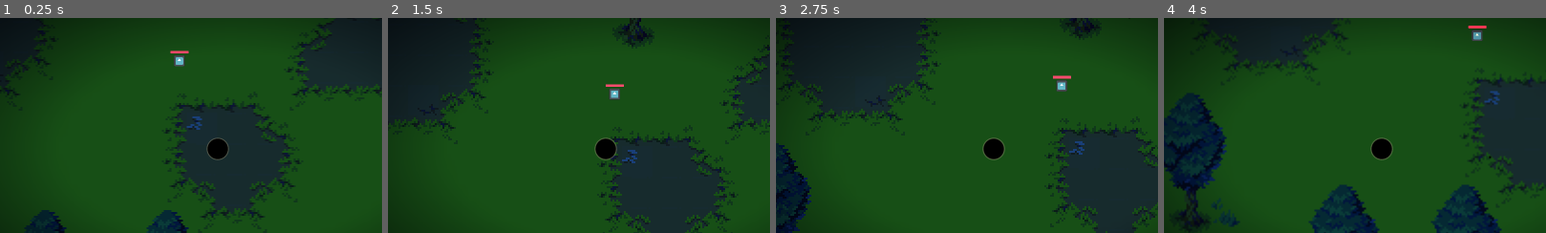
Above: before the commit, frames 1-4 (left to right).
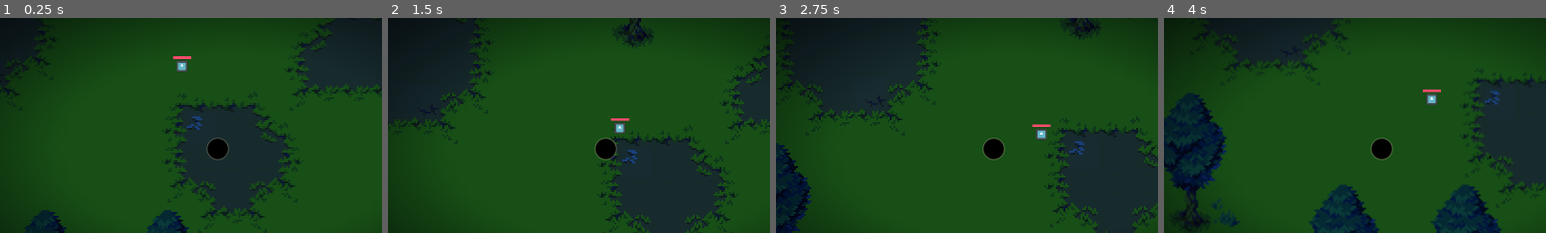
Above: after the commit, the same moments.

Repository: astonedf/Survivor
Game: Godot game, scene res://scenes/main/main.tscn
The game is run twice, just before and just after one commit, with the same random seed, the same clock (stepped at 60 frames per second) and the same inputs. Before the commit the project starts from res://main.tscn. The engine's default icon, where the game draws it, is replaced by a stand-in: a white triangle on a blue panel in a dark square.
Inputs (mouse positions are % of the whole screen's width and height, from its top left):
- Up to frame 1 (0.25 s): no input
- Up to frame 2 (1.5 s): move the mouse to (72, 45) at 0.52 s; press the mouse at (72, 45) at 0.53 s; move the mouse to (30, 55) at 1.27 s; release the mouse at (30, 55) at 1.28 s; right-click (30, 55) at 1.35 s
- Up to frame 3 (2.75 s): move the mouse to (60, 28) at 2.02 s; press the mouse at (60, 28) at 2.03 s
- Up to frame 4 (4 s): move the mouse to (45, 70) at 2.77 s; release the mouse at (45, 70) at 2.78 s; right-click (45, 70) at 2.85 s; move the mouse to (80, 65) at 3.52 s; press the mouse at (80, 65) at 3.53 s
The pictures show only the part of the screen within x 22-72%, y 20-70%; the shares and areas given below are measured in that part.

The runs differ from the first frame. In frame 1, 0.3% of the frame differs, in the area x 44-51%, y 15-25%; in frame 2, 0.4%; in frame 3, 0.4%, in the area x 67-78%, y 26-57%; in frame 4, 0.4%.

Commit message:
enemy moves toward the player

Diff:
--- /dev/null
+++ b/Survivor/autoloads/player_manager.gd
@@ -0,0 +1,3 @@
+extends Node
+
+signal position_updated(position: Vector2)
--- /dev/null
+++ b/Survivor/characters/enemies/goblin/goblin.gd
@@ -0,0 +1,34 @@
+class_name Ennemy extends CharacterBody2D
+
+@onready var health = $ProgressBar
+
+
+var _goal_position := Vector2()
+var _can_move := true
+var _speed := 50.0
+
+
+func _ready() -> void:
+	PlayerManager.position_updated.connect(_on_player_position_updated)
+
+
+func _physics_process(delta: float) -> void:
+	if _can_move:
+		var direction = (_goal_position - global_position).normalized()
+		velocity = direction * _speed
+		var collision_info = move_and_collide(velocity * delta)
+
+
+func _on_target_area_body_entered(body: Node2D) -> void:
+	print(body)
+	if body.is_in_group("Bullet"):
+		health.value -= 20
+
+
+func _on_progress_bar_value_changed(value: float) -> void:
+	if value <= 0:
+		queue_free()
+
+
+func _on_player_position_updated(player_position: Vector2) -> void:
+	_goal_position = player_position
--- a/Survivor/target.tscn
+++ b/Survivor/characters/enemies/goblin/goblin.tscn
@@ -1,6 +1,6 @@
 [gd_scene load_steps=6 format=3 uid="uid://boxl6hyaunb8e"]
 
-[ext_resource type="Script" uid="uid://slbsni3cf46i" path="res://target.gd" id="1_e1yvt"]
+[ext_resource type="Script" uid="uid://slbsni3cf46i" path="res://characters/enemies/goblin/goblin.gd" id="1_e1yvt"]
 [ext_resource type="Texture2D" uid="uid://wy5v10ju3gmm" path="res://icon.svg" id="2_5ebp1"]
 
 [sub_resource type="CircleShape2D" id="CircleShape2D_e1yvt"]
--- a/Survivor/player.gd
+++ b/Survivor/characters/player/player.gd
@@ -1,11 +1,12 @@
 extends CharacterBody2D
 
-@onready var bullet = preload("res://bullet.tscn")
+@onready var bullet = preload("res://weapons/bullet/bullet.tscn")
 var speed = 100  # speed in pixels/sec
 var flower_in_range = []
 var enemy_in_range = false
 var destination: Vector2
 var target_position: Vector2
+
 
 func _unhandled_input(event: InputEvent) -> void:
 	if event.is_action_pressed("RMB"):
@@ -13,7 +14,9 @@
 	if event.is_action_pressed("LMB"):
 		shoot()
 
+
 func _physics_process(delta):
+	PlayerManager.position_updated.emit(global_position)
 	look_at(get_global_mouse_position())
 
 	var mouse_distance = position.distance_to(get_global_mouse_position())
--- a/Survivor/player.tscn
+++ b/Survivor/characters/player/player.tscn
@@ -1,6 +1,6 @@
 [gd_scene load_steps=7 format=3 uid="uid://ck3m3011vrrgm"]
 
-[ext_resource type="Script" uid="uid://dhmppoqbaejrn" path="res://player.gd" id="1_onrkg"]
+[ext_resource type="Script" uid="uid://dhmppoqbaejrn" path="res://characters/player/player.gd" id="1_onrkg"]
 
 [sub_resource type="Gradient" id="Gradient_4flbx"]
 offsets = PackedFloat32Array(0.383117, 0.467532, 0.532468, 1)
--- a/Survivor/project.godot
+++ b/Survivor/project.godot
@@ -14,6 +14,10 @@
 run/main_scene="uid://bvtilgfs7sbk6"
 config/features=PackedStringArray("4.4", "GL Compatibility")
 config/icon="res://icon.svg"
+
+[autoload]
+
+PlayerManager="*res://autoloads/player_manager.gd"
 
 [display]
 
--- a/Survivor/main.tscn
+++ b/Survivor/scenes/main/main.tscn
@@ -1,13 +1,13 @@
 [gd_scene load_steps=10 format=4 uid="uid://bvtilgfs7sbk6"]
 
-[ext_resource type="Texture2D" uid="uid://dfnwg3km1fr3n" path="res://ts_dungeon.png" id="1_0xm2m"]
-[ext_resource type="PackedScene" uid="uid://ck3m3011vrrgm" path="res://player.tscn" id="2_0xm2m"]
-[ext_resource type="Texture2D" uid="uid://boytuax7c8d0y" path="res://TopDownFantasy_Forest_v1/TopDownFantasy-Forest/Tiles/Tileset.png" id="2_1bvp3"]
-[ext_resource type="PackedScene" uid="uid://boxl6hyaunb8e" path="res://target.tscn" id="3_h2yge"]
-[ext_resource type="Texture2D" uid="uid://cpir78vrqcbpj" path="res://TopDownFantasy_Forest_v1/TopDownFantasy-Forest/Decorations/Decorations.png" id="3_lquwl"]
+[ext_resource type="Texture2D" uid="uid://dfnwg3km1fr3n" path="res://scenes/main/ts_dungeon.png" id="1_6q06x"]
+[ext_resource type="Texture2D" uid="uid://boytuax7c8d0y" path="res://scenes/main/TopDownFantasy_Forest_v1/TopDownFantasy-Forest/Tiles/Tileset.png" id="2_ow5a4"]
+[ext_resource type="Texture2D" uid="uid://cpir78vrqcbpj" path="res://scenes/main/TopDownFantasy_Forest_v1/TopDownFantasy-Forest/Decorations/Decorations.png" id="3_hujxm"]
+[ext_resource type="PackedScene" uid="uid://ck3m3011vrrgm" path="res://characters/player/player.tscn" id="4_yyfjg"]
+[ext_resource type="PackedScene" uid="uid://boxl6hyaunb8e" path="res://characters/enemies/goblin/goblin.tscn" id="5_b1x3f"]
 
 [sub_resource type="TileSetAtlasSource" id="TileSetAtlasSource_h2yge"]
-texture = ExtResource("1_0xm2m")
+texture = ExtResource("1_6q06x")
 1:0/0 = 0
 2:0/0 = 0
 3:0/0 = 0
@@ -348,7 +348,7 @@
 2:43/0 = 0
 
 [sub_resource type="TileSetAtlasSource" id="TileSetAtlasSource_lquwl"]
-texture = ExtResource("2_1bvp3")
+texture = ExtResource("2_ow5a4")
 0:0/0 = 0
 1:0/0 = 0
 2:0/0 = 0
@@ -443,7 +443,7 @@
 7:14/0 = 0
 
 [sub_resource type="TileSetAtlasSource" id="TileSetAtlasSource_7mycd"]
-texture = ExtResource("3_lquwl")
+texture = ExtResource("3_hujxm")
 0:0/0 = 0
 1:0/0 = 0
 2:0/0 = 0
@@ -678,10 +678,10 @@
 tile_map_data = PackedByteArray("AAD1//r/AQABAAEAAAD1//v/AQABAAEAAAD1//z/AQABAAEAAAD1//3/AQABAAEAAAD1//7/AQABAAEAAAD1// …(70992 unchanged characters)…
 tile_set = SubResource("TileSet_1bvp3")
 
-[node name="player" parent="." instance=ExtResource("2_0xm2m")]
+[node name="player" parent="." instance=ExtResource("4_yyfjg")]
 position = Vector2(340, 284)
 
-[node name="Target" parent="." instance=ExtResource("3_h2yge")]
+[node name="enemy" parent="." instance=ExtResource("5_b1x3f")]
 position = Vector2(240, 84)
 
 [node name="DirectionalLight2D" type="DirectionalLight2D" parent="."]
--- a/Survivor/target.gd
+++ /dev/null
@@ -1,17 +0,0 @@
-extends CharacterBody2D
-
-@onready var health = $ProgressBar
-# Called when the node enters the scene tree for the first time.
-func _ready() -> void:
-	pass
-
-
-func _on_target_area_body_entered(body: Node2D) -> void:
-	print(body)
-	if body.is_in_group("Bullet"):
-		health.value -= 20
-
-
-func _on_progress_bar_value_changed(value: float) -> void:
-	if value <= 0:
-		queue_free()
--- a/Survivor/bullet.tscn
+++ b/Survivor/weapons/bullet/bullet.tscn
@@ -1,6 +1,6 @@
 [gd_scene load_steps=5 format=3 uid="uid://unq2whyrqntw"]
 
-[ext_resource type="Script" uid="uid://cara3ygblod0m" path="res://bullet.gd" id="1_v7oki"]
+[ext_resource type="Script" uid="uid://cara3ygblod0m" path="res://weapons/bullet/bullet.gd" id="1_v7oki"]
 
 [sub_resource type="CircleShape2D" id="CircleShape2D_v8qja"]
 radius = 3.0
Not shown, added: Survivor/autoloads/player_manager.gd.uid
Renamed: Survivor/target.gd.uid -> Survivor/characters/enemies/goblin/goblin.gd.uid
Renamed: Survivor/player.gd.uid -> Survivor/characters/player/player.gd.uid
Renamed: Survivor/TopDownFantasy_Forest_v1/TopDownFantasy-Forest/Decorations/Decorations.png -> Survivor/scenes/main/TopDownFantasy_Forest_v1/TopDownFantasy-Forest/Decorations/Decorations.png
Not shown, changed: Survivor/scenes/main/TopDownFantasy_Forest_v1/TopDownFantasy-Forest/Decorations/Decorations.png.import
Renamed: Survivor/TopDownFantasy_Forest_v1/TopDownFantasy-Forest/Mockup1.png -> Survivor/scenes/main/TopDownFantasy_Forest_v1/TopDownFantasy-Forest/Mockup1.png
Not shown, changed: Survivor/scenes/main/TopDownFantasy_Forest_v1/TopDownFantasy-Forest/Mockup1.png.import
Renamed: Survivor/TopDownFantasy_Forest_v1/TopDownFantasy-Forest/Mockup2.png -> Survivor/scenes/main/TopDownFantasy_Forest_v1/TopDownFantasy-Forest/Mockup2.png
Not shown, changed: Survivor/scenes/main/TopDownFantasy_Forest_v1/TopDownFantasy-Forest/Mockup2.png.import
Renamed: Survivor/TopDownFantasy_Forest_v1/TopDownFantasy-Forest/Mockup3.png -> Survivor/scenes/main/TopDownFantasy_Forest_v1/TopDownFantasy-Forest/Mockup3.png
Not shown, changed: Survivor/scenes/main/TopDownFantasy_Forest_v1/TopDownFantasy-Forest/Mockup3.png.import
Renamed: Survivor/TopDownFantasy_Forest_v1/TopDownFantasy-Forest/Tiles/Tileset.png -> Survivor/scenes/main/TopDownFantasy_Forest_v1/TopDownFantasy-Forest/Tiles/Tileset.png
(and 7 more such lines)
